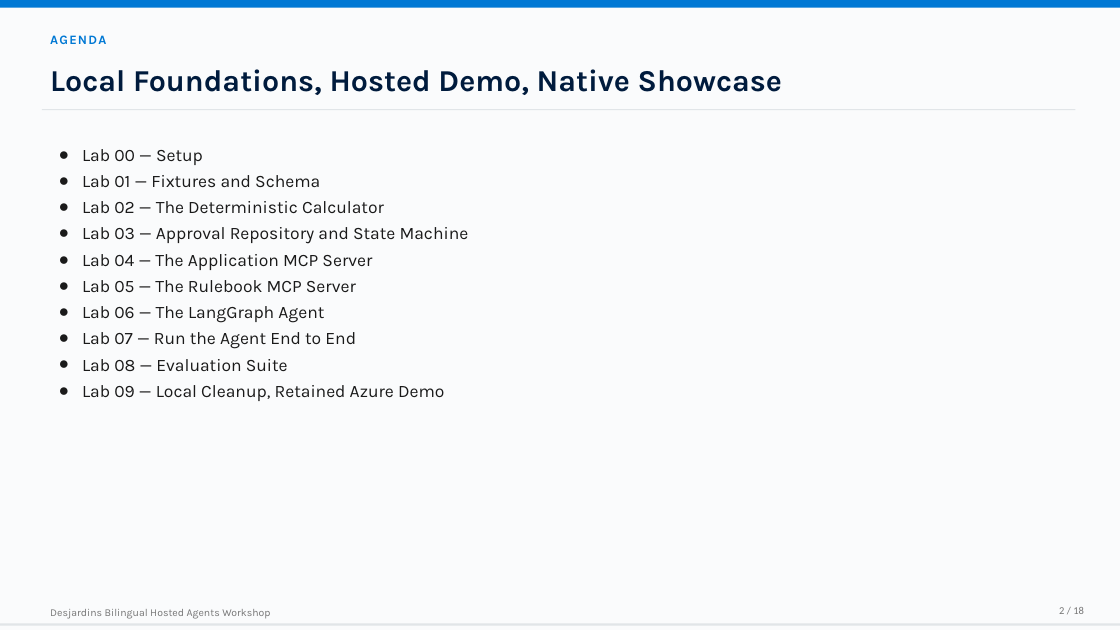
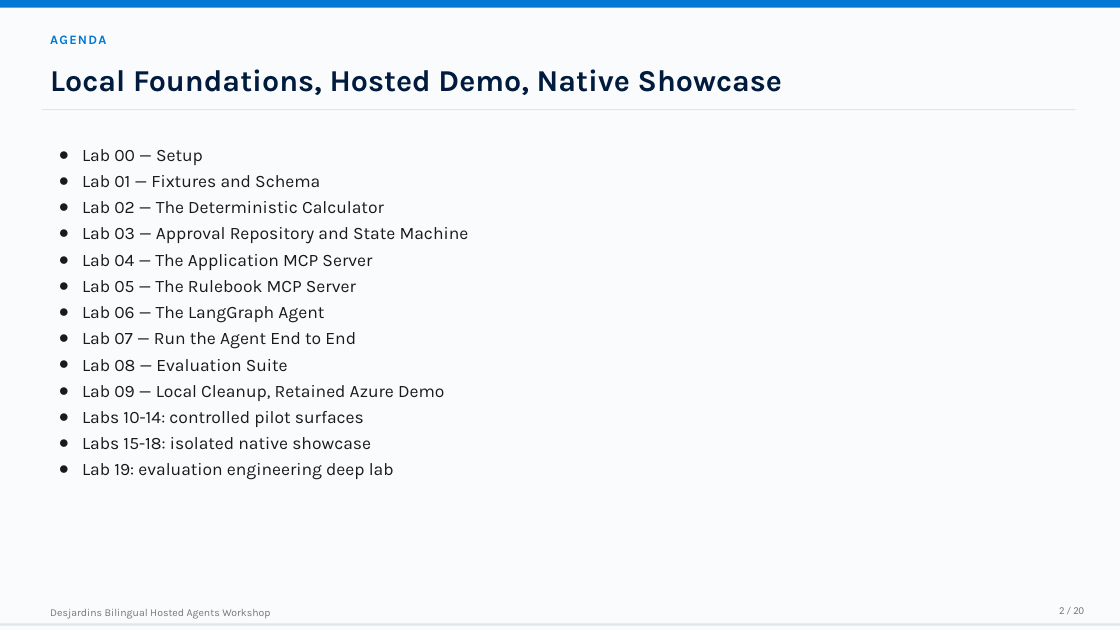
Before and after one commit to devopsabcs-engineering/foundry-hosted-agents-fsi, a slide deck: slide 2 of docs/assets/decks/foundry-hosted-agents-workshop-fsi-en.pptx. Drawn at 1120x630 pixels with LibreOffice and Linux fonts; fonts in the diff are those of the drawing. Boxes give left, top, right and bottom in pixels: in the first picture for what was removed or moved away, otherwise in the second. Text is boxed around its words. In the diff, an @@ line names an element or a change of style, - is before the commit and + after.

```diff
--- a/docs/assets/decks/foundry-hosted-agents-workshop-fsi-en.pptx
+++ b/docs/assets/decks/foundry-hosted-agents-workshop-fsi-en.pptx
@@ text at box(82, 411, 394, 480): paragraphs added @@
+● Labs 10-14: controlled pilot surfaces
+● Labs 15-18: isolated native showcase
+● Lab 19: evaluation engineering deep lab
@@ text at box(1059, 607, 1084, 614): text changed @@
-2 / 18
+2 / 20
```
Also in this commit, not shown: 17 other slides changed, 2 slides added, 20 other files.
